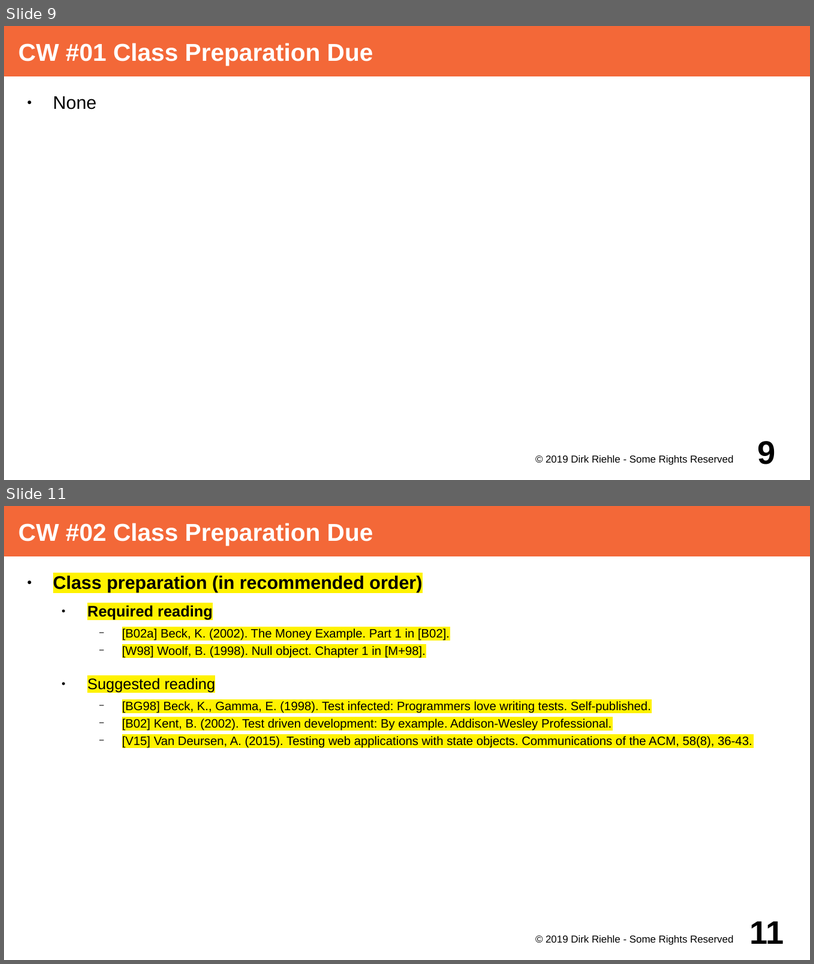
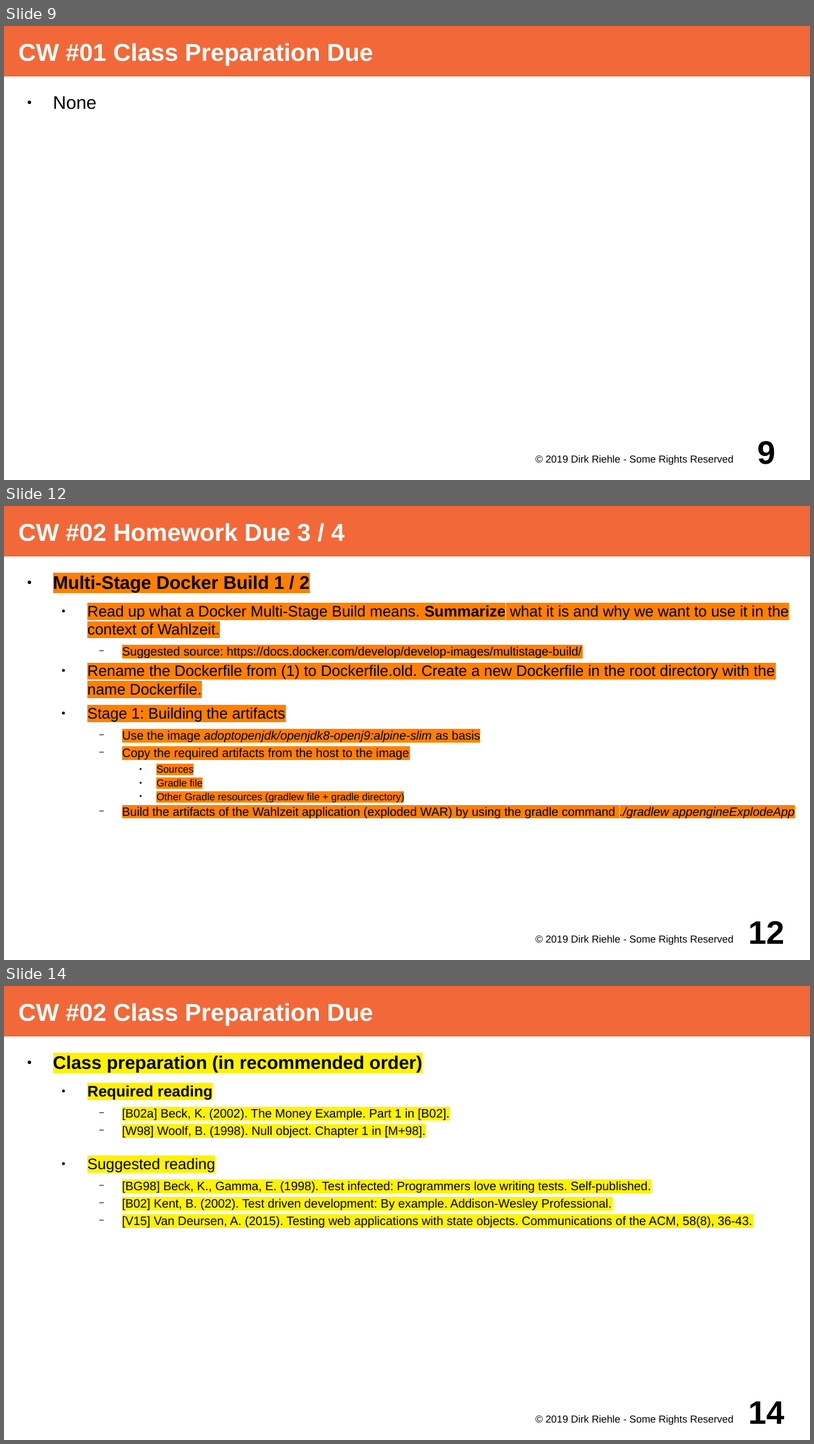
Before and after one commit to dirkriehle/adap-course, a slide deck: Lecture Slides/ADAP A02 - Course Schedule.odp. Shown one above the other, each under a label of ours: slides 9 and 11 before the commit, slides 9, 12 and 14 after it; the slides between them are not shown. The pictures are 814x964 and 814x1444 pixels, drawn with LibreOffice and Linux fonts; fonts in the diff are those of the drawing. Boxes give left, top, right and bottom in pixels: in the first picture for what was removed or moved away, otherwise in the second. Text is boxed around its words. In the diff, an @@ line names an element or a change of style, - is before the commit and + after.

Commit message:
Add docker exercise description

```diff
--- a/Lecture Slides/ADAP A02 - Course Schedule.odp
+++ b/Lecture Slides/ADAP A02 - Course Schedule.odp
@@ slide 12 added at (x1=4, y1=506, x2=810, y2=960), background #FFFFFF @@
@@ title added at (x1=4, y1=506, x2=810, y2=556), fill #F36838, 24 pt, text #FFFFFF, bold @@
+CW #02 Homework Due 3 / 4
@@ text added at (x1=53, y1=576, x2=795, y2=819), 12 pt, text #000000 @@
+● Multi-Stage Docker Build 1 / 2
+  ● Read up what a Docker Multi-Stage Build means. Summarize what it is and why we want to use it in the context of Wahlzeit.
+    − Suggested source: https://docs.docker.com/develop/develop-images/multistage-build/
+  ● Rename the Dockerfile from (1) to Dockerfile.old. Create a new Dockerfile in the root directory with the name Dockerfile.
+  ● Stage 1: Building the artifacts
+    − Use the image adoptopenjdk/openjdk8-openj9:alpine-slim as basis
+    − Copy the required artifacts from the host to the image
+      ● Sources
+      ● Gradle file
+      ● Other Gradle resources (gradlew file + gradle directory)
+    − Build the artifacts of the Wahlzeit application (exploded WAR) by using the gradle command ./gradlew appengineExplodeApp
@@ text added at (x1=546, y1=934, x2=734, y2=945), 10 pt, text #000000 @@
+© 2019 Dirk Riehle - Some Rights Reserved
@@ page number added at (x1=749, y1=921, x2=785, y2=943), 32 pt, text #000000, bold @@
+12
@@ what was slide 11 is now slide 14 @@
@@ page number at (x1=749, y1=1401, x2=785, y2=1423): text changed @@
-11
+14
```
Also in this commit, not shown: 1 slide changed, 2 other slides added.
